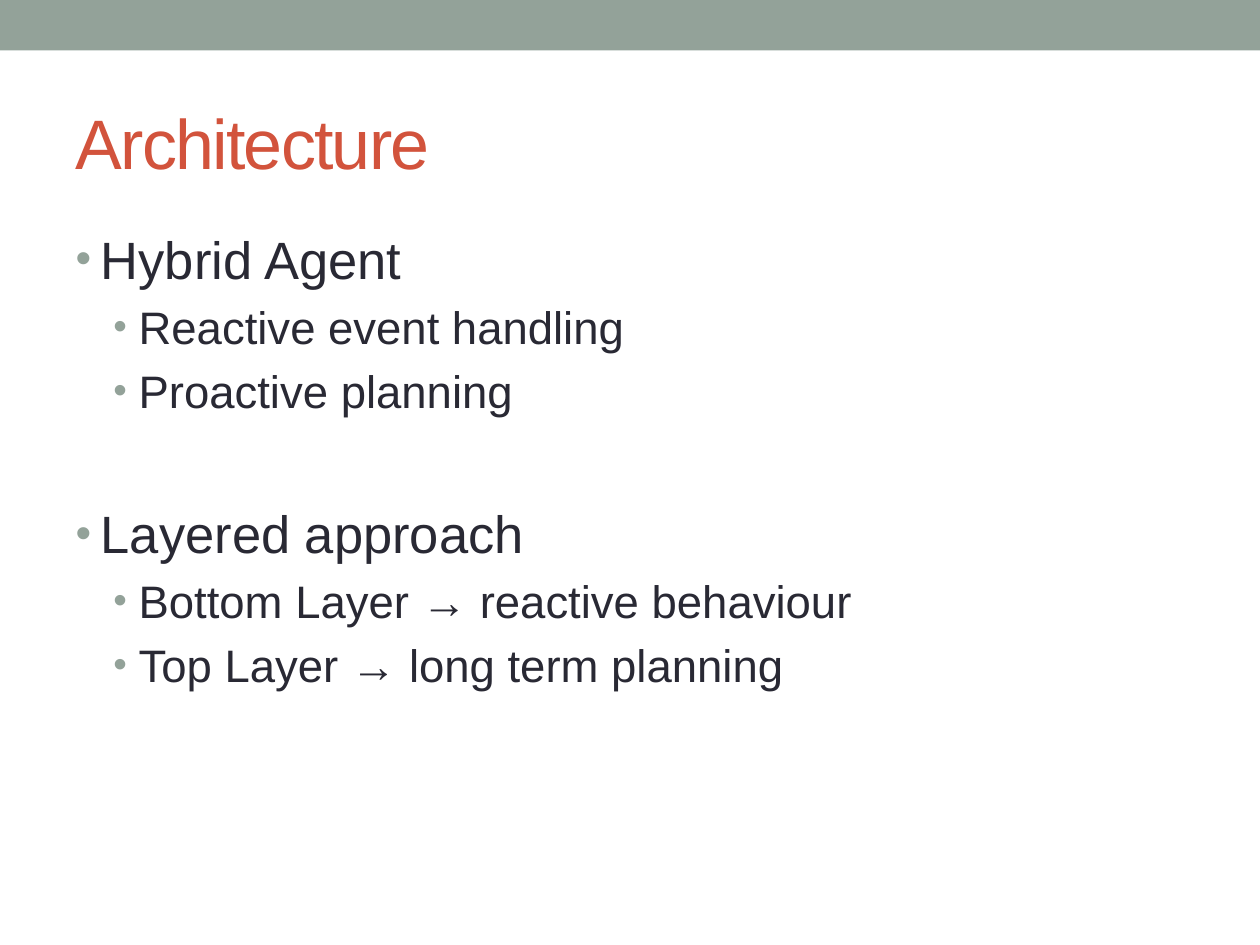
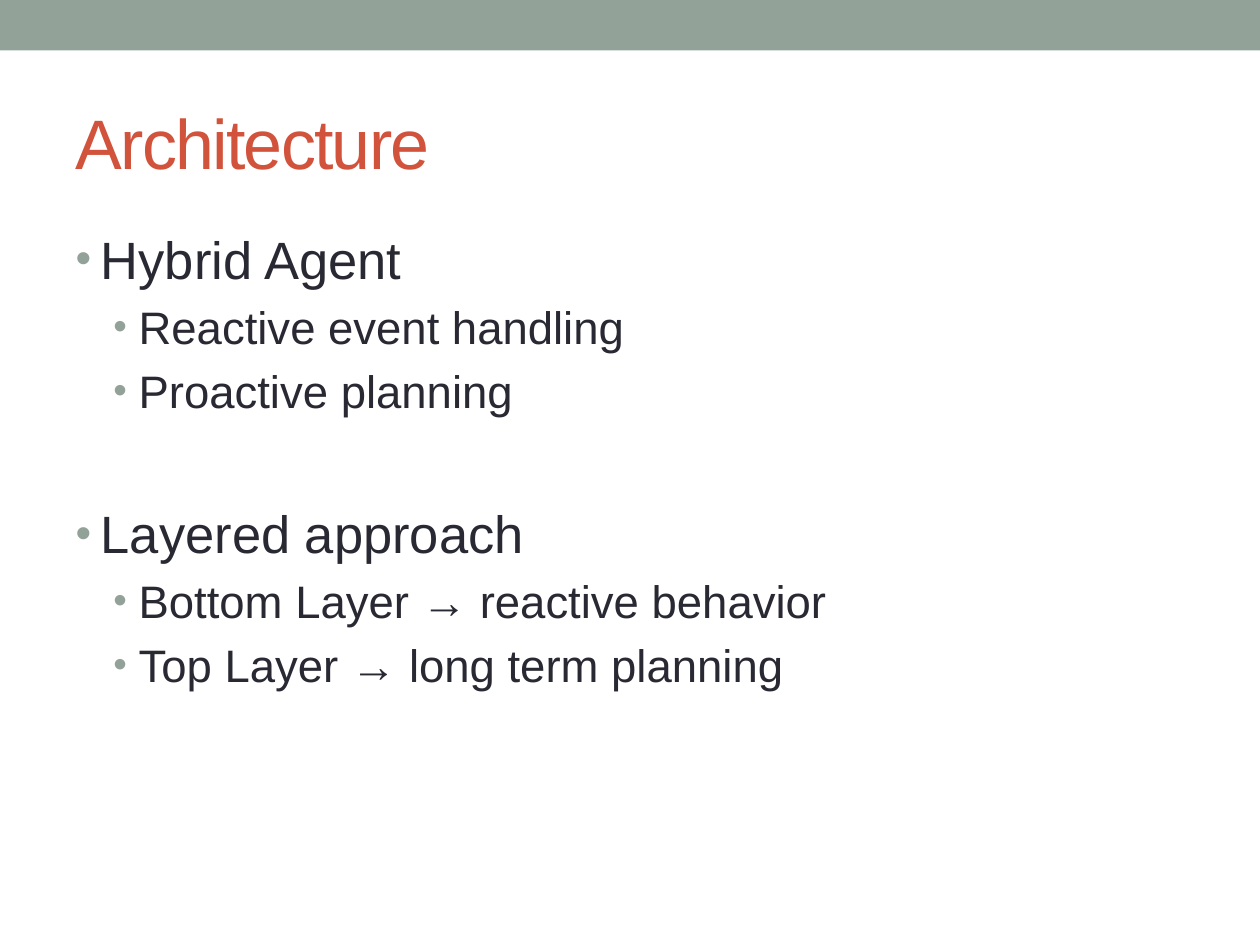
Before and after one commit to IsNull/Tacy, a slide deck: slide 3 of documentation/OperationRoom/presentation/ORP_neher_buettiker.pptx. Drawn at 1260x945 pixels with LibreOffice and Linux fonts; fonts in the diff are those of the drawing. Boxes give left, top, right and bottom in pixels: in the first picture for what was removed or moved away, otherwise in the second. Text is boxed around its words. In the diff, an @@ line names an element or a change of style, - is before the commit and + after.

```diff
--- a/documentation/OperationRoom/presentation/ORP_neher_buettiker.pptx
+++ b/documentation/OperationRoom/presentation/ORP_neher_buettiker.pptx
@@ text at <box>139,585,826,628</box>: text changed @@
-  • Bottom Layer → reactive behaviour
+  • Bottom Layer → reactive behavior
```
Also in this commit, not shown: 3 other slides changed, 2 slides added, 1 slide removed.
